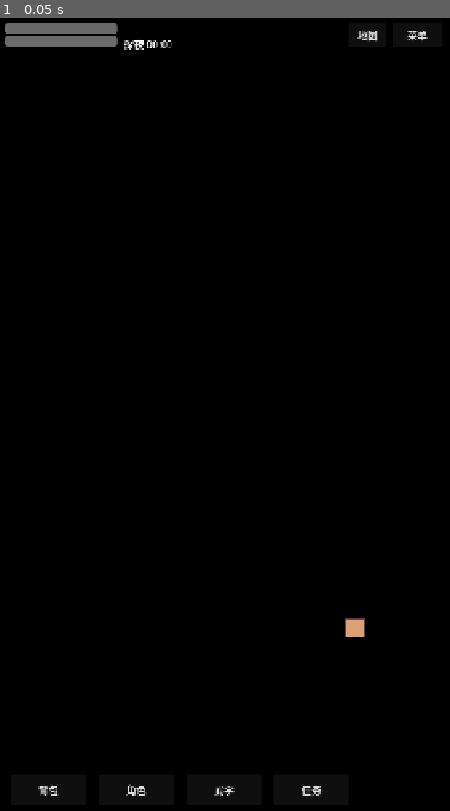
Above: before the commit, frame 1.
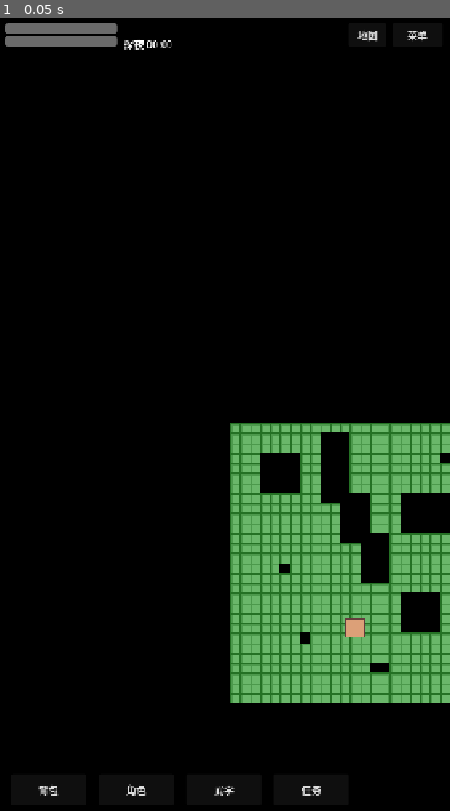
Above: after the commit, the same moment.

Repository: XinTianyu-Sky/WOTW
Game: Godot game, scene res://scenes/world/world.tscn
The game is run twice, just before and just after one commit, with the same random seed, the same clock (stepped at 60 frames per second) and the same inputs. This scene is started directly instead of the project's main scene.
Inputs:
- Up to frame 1 (0.05 s): no input

The runs differ from the first frame. In frame 1, 14% of the frame differs, in the area x 51-100%, y 51-87%.
Error before the commit: Parse Error: Could not parse global class "EncounterManager" from "res://scripts/world/encounter_manager.gd". (res://scripts/world/world_manager.gd:38)

Commit message:
消除所有报错

Diff:
--- a/assets/data/skills/external_skills.json
+++ b/assets/data/skills/external_skills.json
@@ -382,29 +382,6 @@
           "description": "寒冰掌→寒冰掌→冰封三尺：冰冻效果延长1回合"
         }
       ]
-    {
-      "id": "xuanming_zhang",
-      "name": "玄冥掌",
-      "description": "玄冥教的看家武学。掌力阴寒刺骨，中者经脉冻结，内力运行受阻。虽非顶级武学，但配合玄冥真气威力倍增。",
-      "source": "sect:xuanming",
-      "element": "water",
-      "rarity": "rare",
-      "weaponType": "fist",
-      "requiredAttributes": { "str": 8, "int": 6 },
-      "techniques": [
-        {
-          "id": "xuanming_hanbing",
-          "name": "寒冰掌",
-          "type": "basic",
-          "qiCost": 5,
-          "cooldown": 0,
-          "range": { "min": 1, "max": 1, "areaType": "single" },
-          "damageFormula": { "stat": "attack", "multiplier": 1.0 },
-          "effects": [],
-          "proficiencyBonus": {}
-        }
-      ],
-      "comboChains": []
     },
     {
       "id": "basic_stab",
--- a/scenes/ui/character_creation.tscn
+++ b/scenes/ui/character_creation.tscn
@@ -70,6 +70,14 @@
 offset_bottom = 460.0
 autowrap_mode = 3
 
+[node name="AttributePanel" type="VBoxContainer" parent="."]
+layout_mode = 0
+offset_left = 160.0
+offset_top = 480.0
+offset_right = 560.0
+offset_bottom = 800.0
+theme_override_constants/separation = 4
+
 [node name="FreePointsLabel" type="Label" parent="."]
 layout_mode = 0
 offset_left = 210.0
--- a/scenes/ui/hud.tscn
+++ b/scenes/ui/hud.tscn
@@ -68,6 +68,13 @@
 offset_right = 340.0
 offset_bottom = 40.0
 theme_overrides/font_sizes/font_size = 12
+
+[node name="WeatherIcon" type="TextureRect" parent="TopPanel"]
+layout_mode = 1
+offset_left = 350.0
+offset_top = 22.0
+offset_right = 374.0
+offset_bottom = 46.0
 
 [node name="MenuBtn" type="Button" parent="TopPanel"]
 layout_mode = 1
--- a/scripts/world/encounter_manager.gd
+++ b/scripts/world/encounter_manager.gd
@@ -8,8 +8,8 @@
 	0: 0.06,  # grass
 	1: 0.02,  # dirt
 	4: 0.10,  # tree
-	_: 0.0,
 }
+const DEFAULT_ENCOUNTER_RATE: float = 0.0
 
 # 最低步数间隔（防止连续遇敌）
 const MIN_STEPS_BETWEEN: int = 8
@@ -57,7 +57,7 @@
 		return false
 
 	var tile_idx = atlas_coords.x
-	var rate = ENCOUNTER_RATES.get(tile_idx, 0.0)
+	var rate = ENCOUNTER_RATES.get(tile_idx, DEFAULT_ENCOUNTER_RATE)
 	if rate <= 0.0:
 		return false
 
--- a/scripts/world/map_manager.gd
+++ b/scripts/world/map_manager.gd
@@ -43,23 +43,17 @@
 		if not td:
 			continue
 
-		# 设置行走/加速度倍率
-		match i:
-			TileType.GRASS:
-				td.set_custom_data("walk_speed_mod", 1.0)
-			TileType.DIRT:
-				td.set_custom_data("walk_speed_mod", 1.1)
 
 		# 不可通行瓦片添加碰撞多边形
 		if i in BLOCKED_TILES:
-			var poly_idx = td.add_collision_polygon(0)
+			td.add_collision_polygon(0)
 			var points = PackedVector2Array([
 				Vector2(0, 0),
 				Vector2(TILE_SIZE, 0),
 				Vector2(TILE_SIZE, TILE_SIZE),
 				Vector2(0, TILE_SIZE)
 			])
-			td.set_collision_polygon_points(0, poly_idx, points)
+			td.set_collision_polygon_points(0, 0, points)
 
 	return ts
 
Not shown, added: assets/sprites/npc_placeholder.png.import
Not shown, added: assets/sprites/player_placeholder.png.import
Not shown: 1 places in scenes/ui/hud.tscn that only renumber resources
Not shown: 1 places in scenes/world/npc.tscn that only renumber resources
Not shown, added: scripts/world/encounter_manager.gd.uid
Not shown, removed: scripts/world/map_manager.gd.uid
Not shown, added: scripts/world/npc.gd.uid
